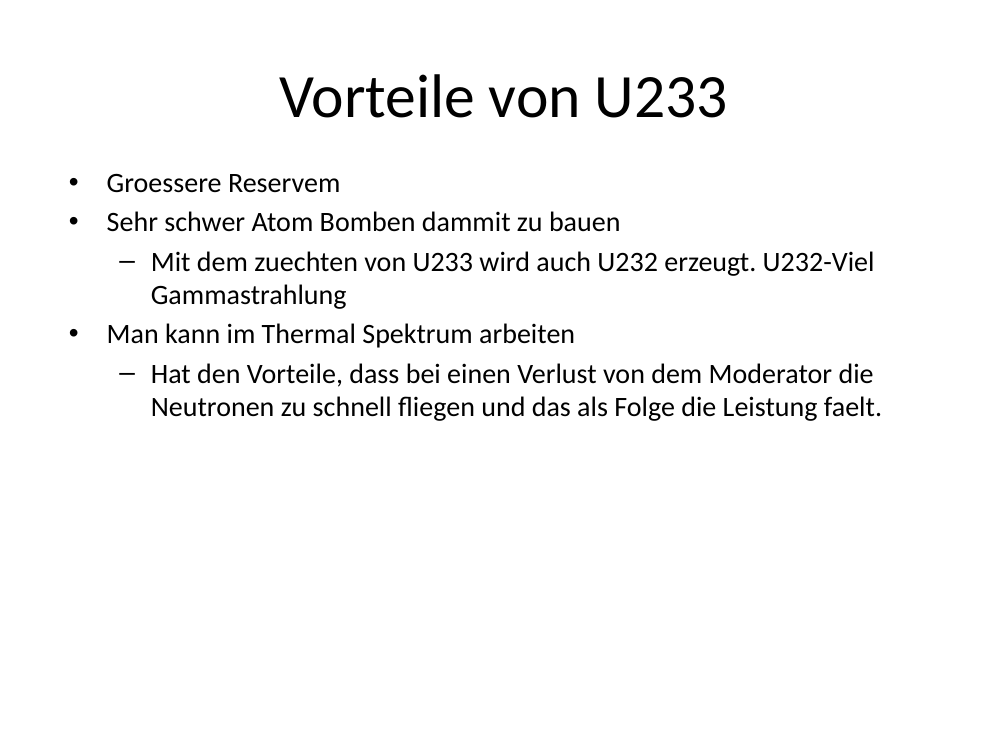
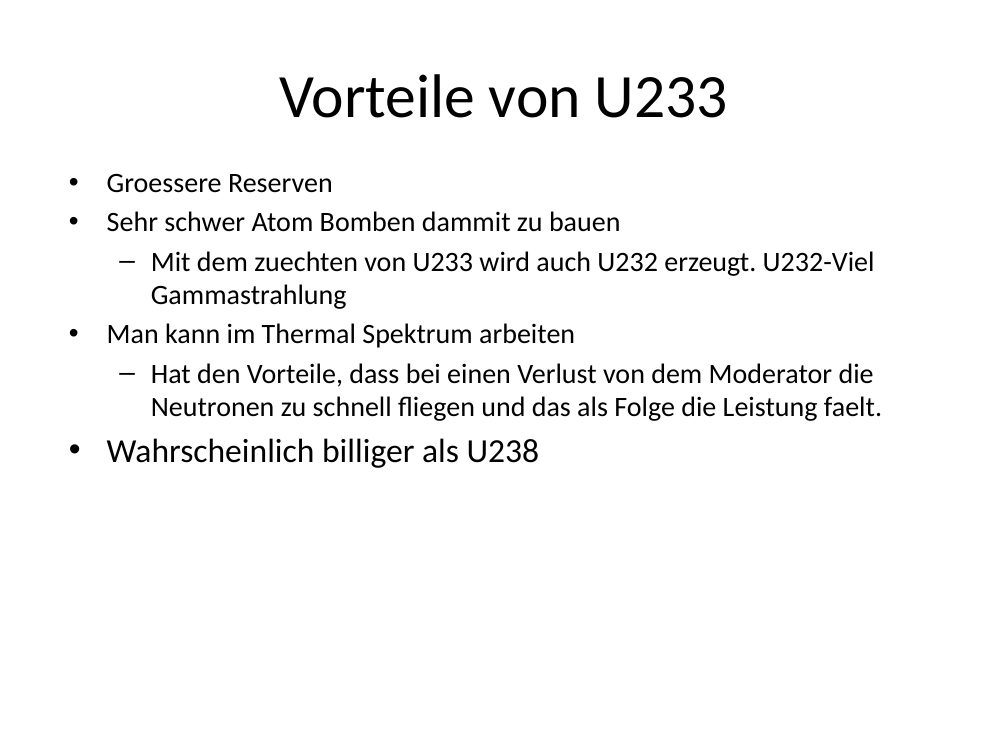
Before and after one commit to EnemyoftheFarmer/Thorium-Presentation, a slide deck: slide 15 of Thorium Reactors.pptx (slide 14 before the commit). Drawn at 1008x756 pixels with LibreOffice and Linux fonts; fonts in the diff are those of the drawing. Boxes give left, top, right and bottom in pixels: in the first picture for what was removed or moved away, otherwise in the second. Text is boxed around its words. In the diff, an @@ line names an element or a change of style, - is before the commit and + after.

Commit message:
20 Slides

```diff
--- a/Thorium Reactors.pptx
+++ b/Thorium Reactors.pptx
@@ text at bbox=[107, 173, 333, 193]: text changed @@
-• Groessere Reservem
+• Groessere Reserven
@@ text at bbox=[107, 438, 540, 468]: paragraph added @@
+• Wahrscheinlich billiger als U238
```
Also in this commit, not shown: 2 other slides changed, 4 slides added.
